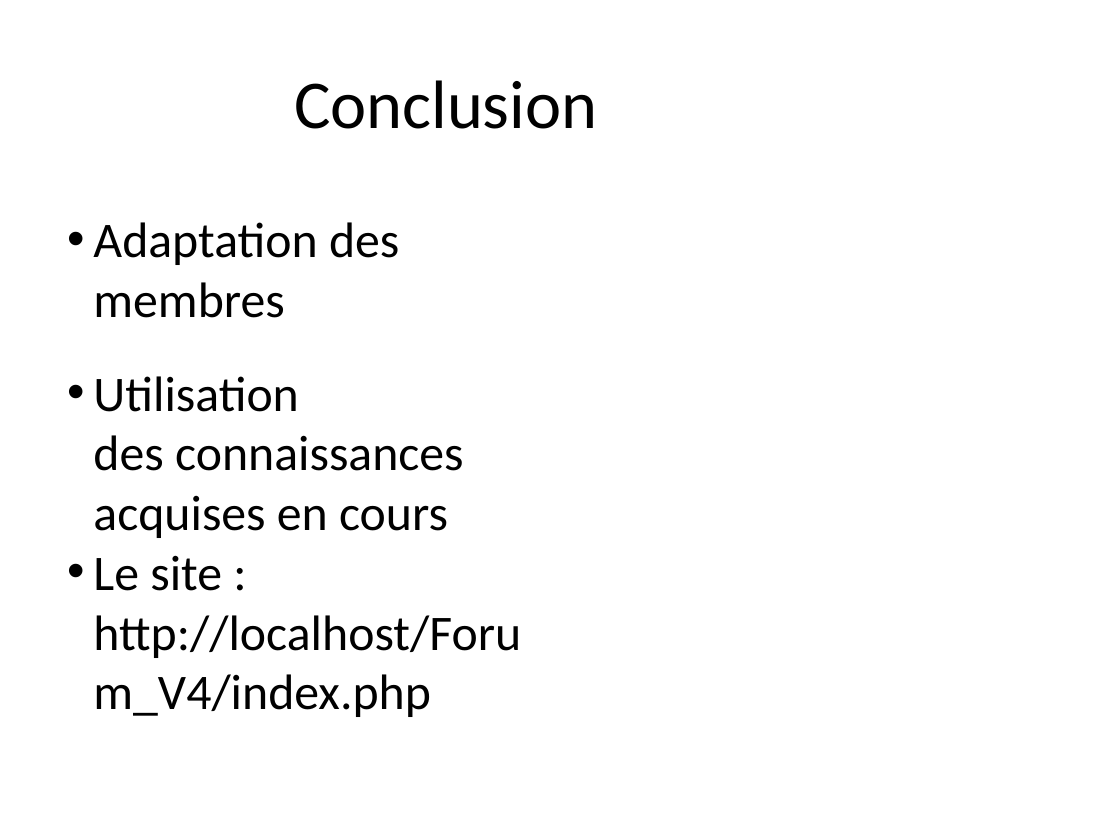
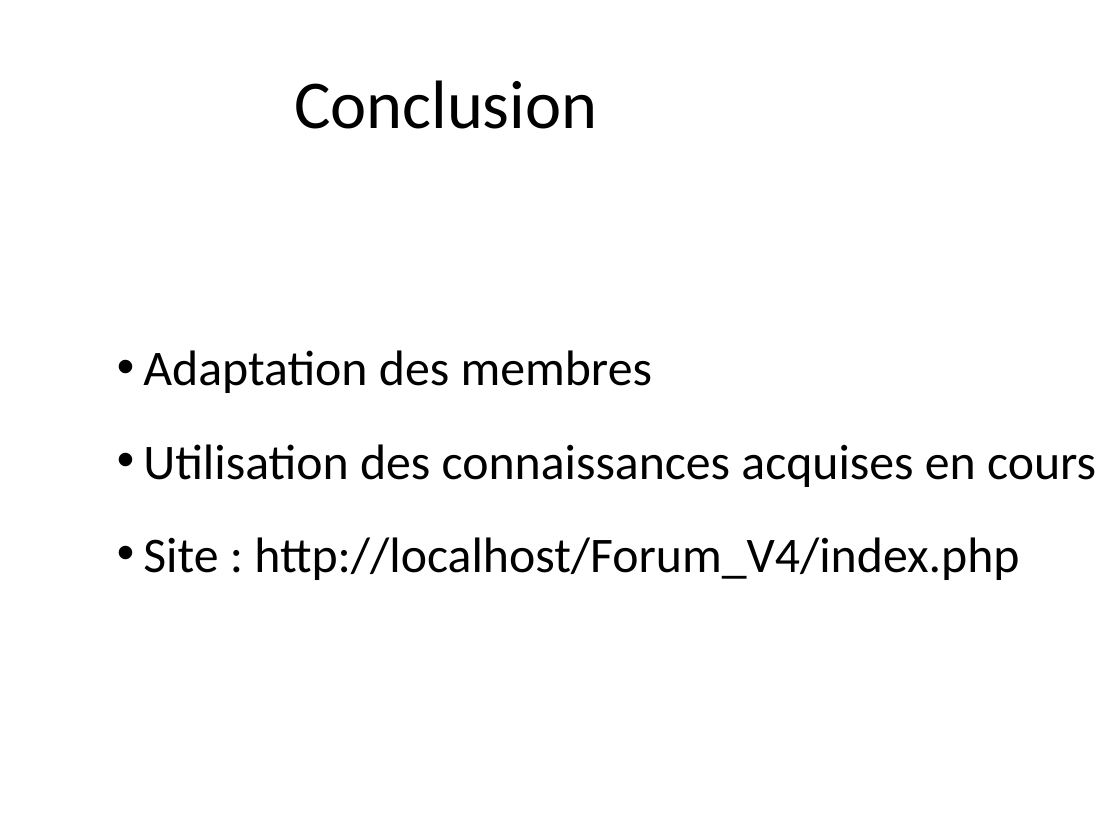
Before and after one commit to CauzYolo/Forum, a slide deck: slide 10 of Forum_V4/Forum.pptx. Drawn at 1120x840 pixels with LibreOffice and Linux fonts; fonts in the diff are those of the drawing; background and template pictures are left out. Boxes give left, top, right and bottom in pixels: in the first picture for what was removed or moved away, otherwise in the second. Text is boxed around its words. In the diff, an @@ line names an element or a change of style, - is before the commit and + after.

```diff
--- a/Forum_V4/Forum.pptx
+++ b/Forum_V4/Forum.pptx
@@ text "Adaptation des membres": place and size @@
-text "Adaptation des membres" at [93,222,521,717]
+text "Adaptation des membres" at [143,350,1096,580]
@@ text at [143,537,1019,580]: text changed @@
-• Le site : http://localhost/Forum_V4/index.php
+• Site : http://localhost/Forum_V4/index.php
```
Also in this commit, not shown: 4 other slides changed, 1 slide added, 1 slide removed, 8 other files.
